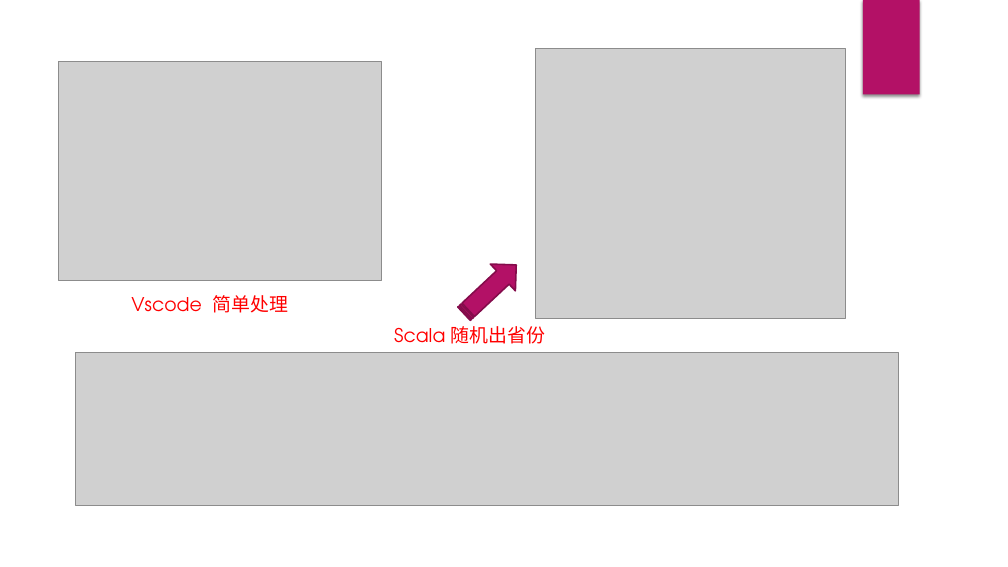
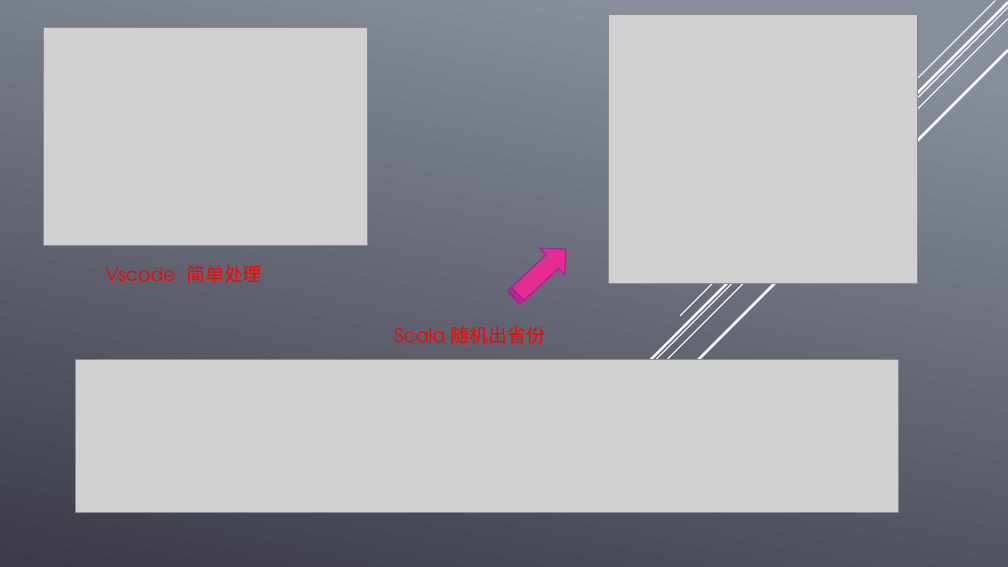
Before and after one commit to lzyprime/spark_homework, a slide deck: slide 2 of HomeWork/hadoop.pptx. Drawn at 1008x567 pixels with LibreOffice and Linux fonts; fonts in the diff are those of the drawing; grey boxes stand for pictures; background and template pictures are left out. Boxes give left, top, right and bottom in pixels: in the first picture for what was removed or moved away, otherwise in the second. Text is boxed around its words. In the diff, an @@ line names an element or a change of style, - is before the commit and + after.

```diff
--- a/HomeWork/hadoop.pptx
+++ b/HomeWork/hadoop.pptx
@@ background picture (left out) to gradient #888E9B to #3C3C49 @@
@@ picture: place and size @@
-picture at <box>58,62,382,281</box>
+picture at <box>43,27,367,246</box>
@@ line added from (1008, 8) to (505, 510), #FFFFFF 1 pt @@
@@ line added from (1008, 19) to (598, 429), #FFFFFF 1 pt @@
@@ line added from (1008, 3) to (606, 404), #FFFFFF 2.5 pt @@
@@ picture: place and size @@
-picture at <box>536,49,845,318</box>
+picture at <box>609,14,918,284</box>
@@ line added from (995, 1) to (681, 316), #FFFFFF 1 pt @@
@@ rectangle removed at <box>863,0,920,95</box> @@
@@ line added from (1008, 51) to (649, 410), #FFFFFF 2.5 pt @@
@@ striped right arrow: place and size @@
-striped right arrow at <box>452,251,529,327</box>
+striped right arrow at <box>501,235,578,311</box>
@@ striped right arrow at <box>501,235,578,311</box>: fill #B31166 to #E32D91; outline #840D4B 1.5 pt to #A82197 1.25 pt @@
@@ text "Vscode 简单处理": place and size @@
-text "Vscode 简单处理" at <box>131,295,288,313</box>
+text "Vscode 简单处理" at <box>105,265,262,283</box>
@@ picture: place and size @@
-picture at <box>76,352,898,505</box>
+picture at <box>76,360,898,513</box>
```
Also in this commit, not shown: 8 other slides changed, 12 other files.
